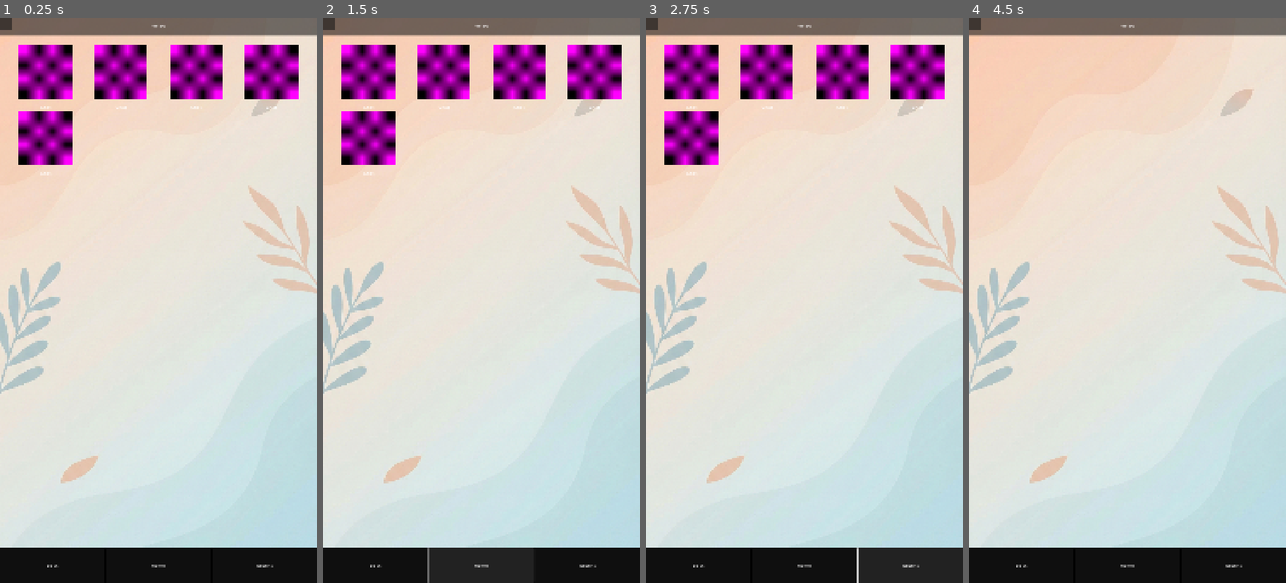
Above: before the commit, frames 1-4 (left to right).
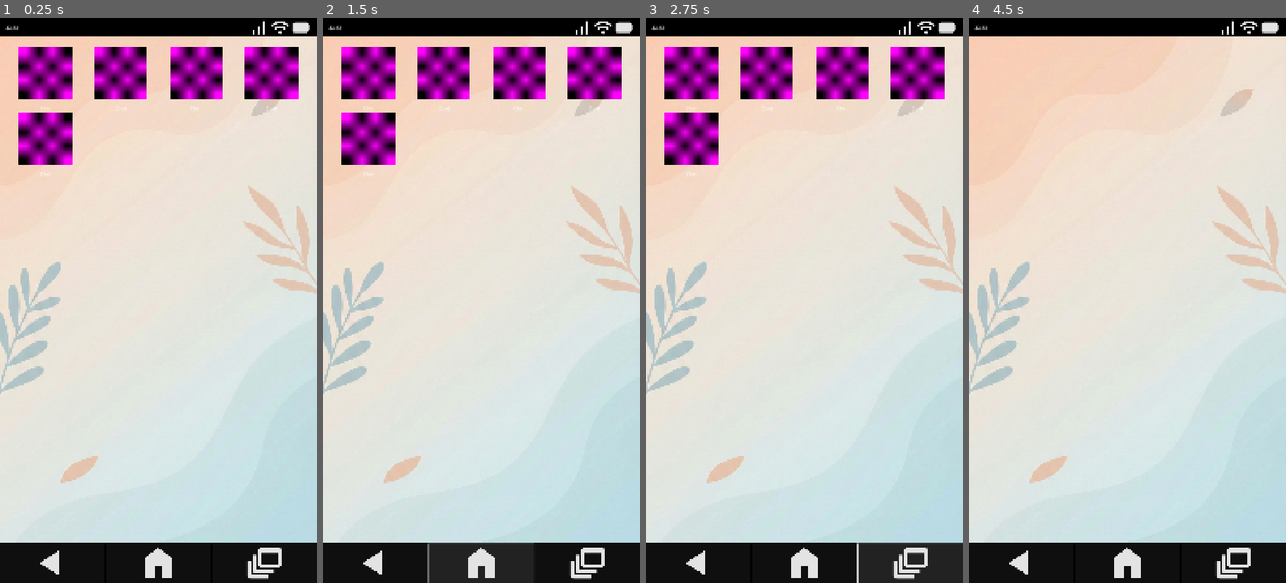
Above: after the commit, the same moments.

Repository: AlfredoCamarena/GD-Phone
Game: Godot game, scene res://_System/Main/main.tscn
Same seed, same stepped clock (60 frames per second), same inputs: the game is played once before the commit and once after it.
Inputs (mouse positions are in pixels of both pictures, inside the frame that each line leads up to; where the layout moved, square brackets give the same spot in the first picture):
- Up to frame 1 (0.25 s): no input
- Up to frame 2 (1.5 s): click (376, 560) [376, 566] at 0.5 s; click (481, 560) [481, 566] at 1.25 s
- Up to frame 3 (2.75 s): click (909, 560) [909, 566] at 2 s
- Up to frame 4 (4.5 s): click "Chat" at 2.75 s; click (1127, 560) [1127, 566] at 3.5 s; click "Chat" at 4.25 s

The runs differ from the first frame. In frame 1, 5.2% of the frame differs, in the area x 0-100%, y 0-100%; in frame 2, 5.2%; in frame 3, 5.2%; in frame 4, 4.9%.
Error in both runs: Cannot call method 'instantiate' on a null value. (res://_System/Main/main.gd:21)

Commit message:
Add icons

Diff:
--- a/_System/Main/main.tscn
+++ b/_System/Main/main.tscn
@@ -1,10 +1,13 @@
-[gd_scene load_steps=7 format=3 uid="uid://cqaw32aqudvwb"]
+[gd_scene load_steps=10 format=3 uid="uid://cqaw32aqudvwb"]
 
 [ext_resource type="Script" uid="uid://cnl5785aty0nt" path="res://_System/Main/main.gd" id="1_dft58"]
 [ext_resource type="Texture2D" uid="uid://1o7wvfa15rv8" path="res://Data/Images/_default_wallpaper.png" id="1_jpee4"]
 [ext_resource type="Script" uid="uid://byx3j6wqc4skd" path="res://_System/SafeZoneContainer/safe_zone_container.gd" id="2_dft58"]
 [ext_resource type="PackedScene" uid="uid://cl406pxpjjv11" path="res://_System/StatusBar/status_bar.tscn" id="3_dnpl7"]
 [ext_resource type="PackedScene" uid="uid://dxh4bc7d5x1sv" path="res://Apps/0_Home/home_app.tscn" id="4_w0imb"]
+[ext_resource type="Texture2D" uid="uid://ds7ic48ku3bl2" path="res://_Assets/NavBar128x128/nav_back.png" id="6_wsokd"]
+[ext_resource type="Texture2D" uid="uid://bsq86moe1s3yn" path="res://_Assets/NavBar128x128/nav_home.png" id="7_5vu0n"]
+[ext_resource type="Texture2D" uid="uid://c1dsjllm4uigt" path="res://_Assets/NavBar128x128/nav_recent.png" id="8_rhpyp"]
 
 [sub_resource type="StyleBoxFlat" id="StyleBoxFlat_0xm2m"]
 bg_color = Color(0, 0, 0, 1)
@@ -22,21 +25,18 @@
 [node name="CanvasLayer" type="CanvasLayer" parent="."]
 
 [node name="NotificationPupup" type="Panel" parent="CanvasLayer"]
+visible = false
 offset_right = 40.0
 offset_bottom = 40.0
 
-[node name="NavigationBar" type="HBoxContainer" parent="CanvasLayer"]
-offset_right = 40.0
-offset_bottom = 40.0
-
-[node name="Wallpaper" type="TextureRect" parent="."]
+[node name="UnsafeZoneCover" type="ColorRect" parent="."]
 layout_mode = 1
 anchors_preset = 15
 anchor_right = 1.0
 anchor_bottom = 1.0
 grow_horizontal = 2
 grow_vertical = 2
-texture = ExtResource("1_jpee4")
+color = Color(0, 0, 0, 1)
 
 [node name="SafeZone" type="MarginContainer" parent="."]
 layout_mode = 1
@@ -47,6 +47,10 @@
 grow_vertical = 2
 script = ExtResource("2_dft58")
 metadata/_custom_type_script = "uid://byx3j6wqc4skd"
+
+[node name="Wallpaper" type="TextureRect" parent="SafeZone"]
+layout_mode = 2
+texture = ExtResource("1_jpee4")
 
 [node name="MainLayout" type="VBoxContainer" parent="SafeZone"]
 layout_mode = 2
@@ -73,15 +77,18 @@
 [node name="BackButton" type="Button" parent="SafeZone/MainLayout/BottomBar/HBoxContainer"]
 layout_mode = 2
 size_flags_horizontal = 3
-text = "Back"
+icon = ExtResource("6_wsokd")
+icon_alignment = 1
 
 [node name="HomeButton" type="Button" parent="SafeZone/MainLayout/BottomBar/HBoxContainer"]
 unique_name_in_owner = true
 layout_mode = 2
 size_flags_horizontal = 3
-text = "Home"
+icon = ExtResource("7_5vu0n")
+icon_alignment = 1
 
 [node name="RecentButton3" type="Button" parent="SafeZone/MainLayout/BottomBar/HBoxContainer"]
 layout_mode = 2
 size_flags_horizontal = 3
-text = "Recent"
+icon = ExtResource("8_rhpyp")
+icon_alignment = 1
--- a/_System/StatusBar/status_bar.gd
+++ b/_System/StatusBar/status_bar.gd
@@ -1,7 +1,7 @@
 extends PanelContainer
 
 @onready var clock_timer: Timer = $ClockTimer
-@onready var clock_label: Label = $ClockLabel
+@onready var clock_label: Label = %ClockLabel
 
 func _ready() -> void:
 	GlobalClock.time_changed.connect(_update_time)
--- a/_System/StatusBar/status_bar.tscn
+++ b/_System/StatusBar/status_bar.tscn
@@ -1,6 +1,12 @@
-[gd_scene load_steps=2 format=3 uid="uid://cl406pxpjjv11"]
+[gd_scene load_steps=6 format=3 uid="uid://cl406pxpjjv11"]
 
 [ext_resource type="Script" uid="uid://b67bnywm1tplc" path="res://_System/StatusBar/status_bar.gd" id="1_spint"]
+[ext_resource type="Texture2D" uid="uid://bniffdrglfqkf" path="res://_Assets/StatusBar64x64/battery.png" id="2_k28ht"]
+[ext_resource type="Texture2D" uid="uid://xtp18d4t7mcp" path="res://_Assets/StatusBar64x64/signal_cellular.png" id="2_xivyt"]
+[ext_resource type="Texture2D" uid="uid://cru06mcd5v8p3" path="res://_Assets/StatusBar64x64/wifi.png" id="3_up37j"]
+
+[sub_resource type="StyleBoxFlat" id="StyleBoxFlat_xivyt"]
+bg_color = Color(0, 0, 0, 1)
 
 [node name="StatusBar" type="PanelContainer"]
 custom_minimum_size = Vector2(0, 60)
@@ -8,12 +14,52 @@
 anchor_right = 1.0
 offset_bottom = 23.0
 grow_horizontal = 2
+theme_override_styles/panel = SubResource("StyleBoxFlat_xivyt")
 script = ExtResource("1_spint")
 
 [node name="ClockTimer" type="Timer" parent="."]
 autostart = true
 
-[node name="ClockLabel" type="Label" parent="."]
+[node name="MarginContainer" type="MarginContainer" parent="."]
 layout_mode = 2
+theme_override_constants/margin_left = 20
+theme_override_constants/margin_right = 20
+
+[node name="ClockLabel" type="Label" parent="MarginContainer"]
+unique_name_in_owner = true
+layout_mode = 2
+size_flags_horizontal = 0
 text = "12:00"
 horizontal_alignment = 1
+
+[node name="HBoxContainer" type="HBoxContainer" parent="MarginContainer"]
+layout_mode = 2
+size_flags_horizontal = 8
+theme_override_constants/separation = 10
+
+[node name="SignalContainer" type="CenterContainer" parent="MarginContainer/HBoxContainer"]
+custom_minimum_size = Vector2(64, 64)
+layout_mode = 2
+
+[node name="SignalSprite" type="Sprite2D" parent="MarginContainer/HBoxContainer/SignalContainer"]
+texture = ExtResource("2_xivyt")
+offset = Vector2(32, 32)
+hframes = 4
+
+[node name="WifiContainer" type="CenterContainer" parent="MarginContainer/HBoxContainer"]
+custom_minimum_size = Vector2(64, 64)
+layout_mode = 2
+
+[node name="WifiIcon" type="Sprite2D" parent="MarginContainer/HBoxContainer/WifiContainer"]
+texture = ExtResource("3_up37j")
+offset = Vector2(32, 32)
+hframes = 2
+
+[node name="BatteryContainer" type="CenterContainer" parent="MarginContainer/HBoxContainer"]
+custom_minimum_size = Vector2(64, 64)
+layout_mode = 2
+
+[node name="BatterySprite" type="Sprite2D" parent="MarginContainer/HBoxContainer/BatteryContainer"]
+position = Vector2(32, 32)
+texture = ExtResource("2_k28ht")
+hframes = 5
Binary file added: _Assets/App Icons 256x265/browser_app_icon.png
Not shown, added: _Assets/App Icons 256x265/browser_app_icon.png.import
Binary file added: _Assets/App Icons 256x265/calendar_app_icon.png
Not shown, added: _Assets/App Icons 256x265/calendar_app_icon.png.import
Binary file added: _Assets/App Icons 256x265/gallery_app_icon.png
Not shown, added: _Assets/App Icons 256x265/gallery_app_icon.png.import
Binary file added: _Assets/App Icons 256x265/message_app_icon.png
Not shown, added: _Assets/App Icons 256x265/message_app_icon.png.import
Binary file added: _Assets/App Icons 256x265/phone_app_icon.png
Not shown, added: _Assets/App Icons 256x265/phone_app_icon.png.import
Binary file added: _Assets/App Icons 256x265/settings_app_icon.png
Not shown, added: _Assets/App Icons 256x265/settings_app_icon.png.import
(and 56 more such lines)
